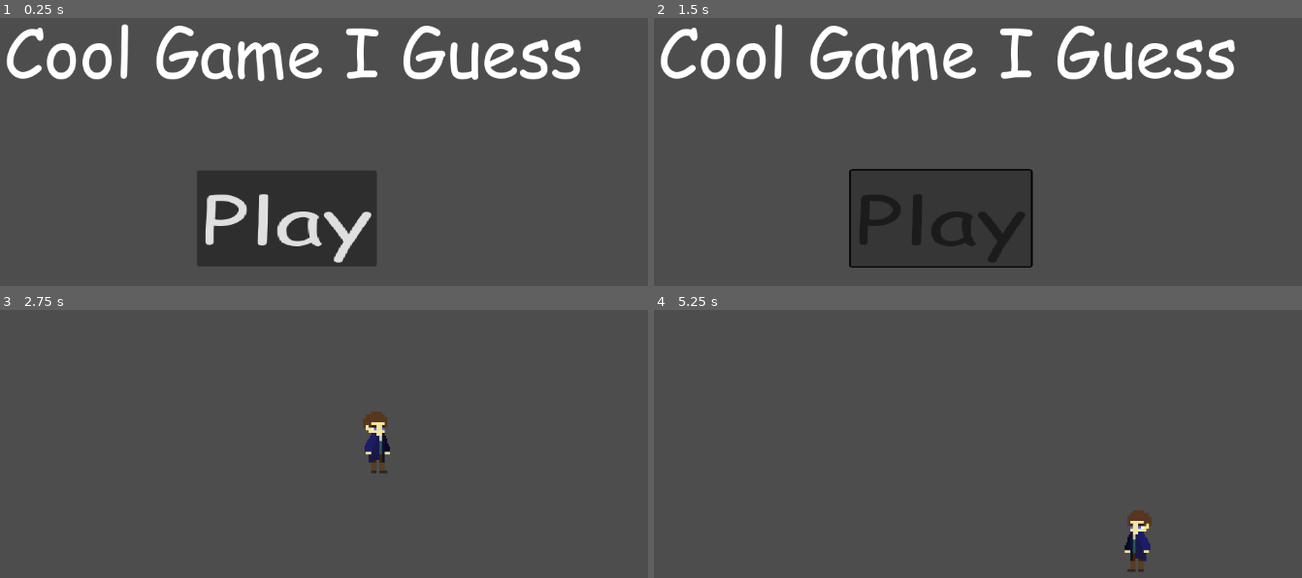
Above: before the commit, frames 1-4 (two rows, left to right).
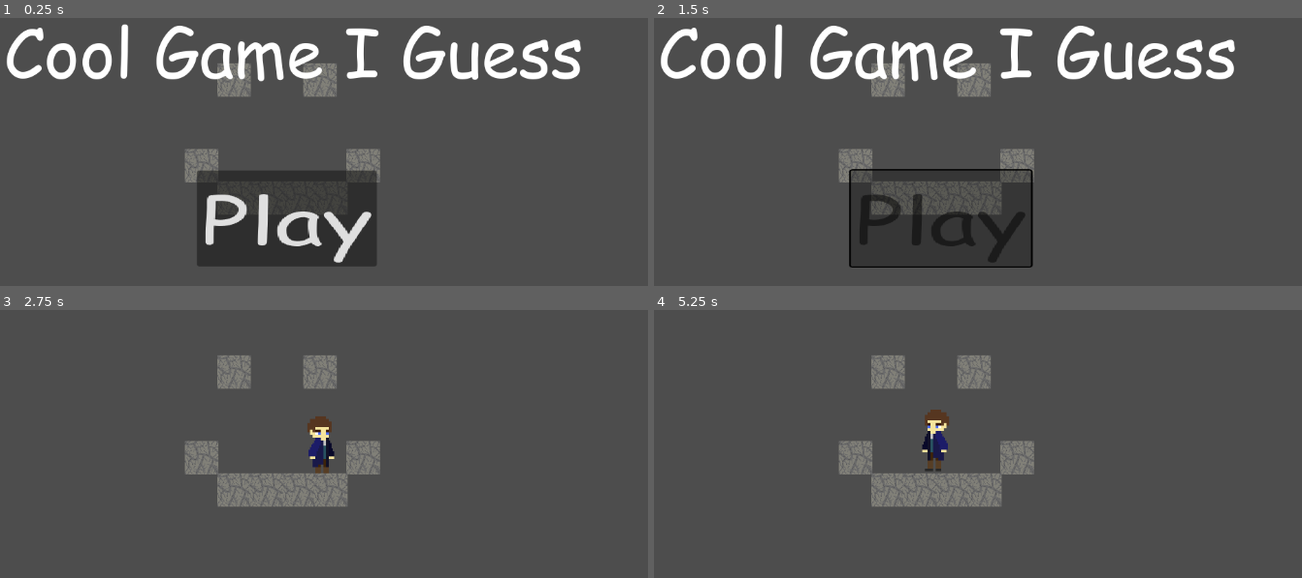
Above: after the commit, the same moments.

Repository: GitJustAPerson/Bullet-R.E.P.O.
Game: Godot game, scene res://assets/scenes/game.tscn
The game is run twice, just before and just after one commit, with the same random seed, the same clock (stepped at 60 frames per second) and the same inputs.
Inputs:
- Up to frame 1 (0.25 s): no input
- Up to frame 2 (1.5 s): click "Play" at 0.5 s; hold D (walk_right) from 1.28 s (still down)
- Up to frame 3 (2.75 s): keep holding D (walk_right); tap Space (walk_jump) at 1.52, 2.27 s
- Up to frame 4 (5.25 s): release D (walk_right) at 2.78 s; hold A (walk_left) 2.78-3.53 s; hold D (walk_right) 3.53-5.03 s; tap Space (walk_jump) at 3.77, 4.52 s; hold A (walk_left) from 5.03 s (still down)

The runs differ from the first frame. In frame 1, 1.8% of the frame differs, in the area x 28-59%, y 16-62%; in frame 2, 3.2%; in frame 3, 5.6%; in frame 4, 5.9%, in the area x 28-77%, y 16-98%.

Commit message:
Added the tiles (won't work at a 50px scale)

Diff:
--- a/assets/scenes/game.tscn
+++ b/assets/scenes/game.tscn
@@ -4,20 +4,14 @@
 [ext_resource type="Script" uid="uid://cox8ouutlnhts" path="res://assets/scripts/player.gd" id="2_dis88"]
 [ext_resource type="FontFile" uid="uid://33vpbjxilnsd" path="res://assets/fonts/comic.ttf" id="3_5gf0t"]
 [ext_resource type="Script" uid="uid://hyxpduoi2bse" path="res://assets/scripts/start_menu.gd" id="3_cb5na"]
-
-[sub_resource type="WorldBoundaryShape2D" id="WorldBoundaryShape2D_cb66b"]
+[ext_resource type="PackedScene" uid="uid://epgc7qyaiknx" path="res://assets/scenes/levels/test_level.tscn" id="5_j62u1"]
 
 [sub_resource type="LabelSettings" id="LabelSettings_cb5na"]
 font = ExtResource("3_5gf0t")
 font_size = 100
 
 [node name="Game" type="Node2D"]
-
-[node name="StaticBody2D" type="StaticBody2D" parent="."]
-position = Vector2(0, 91)
-
-[node name="CollisionShape2D" type="CollisionShape2D" parent="StaticBody2D"]
-shape = SubResource("WorldBoundaryShape2D_cb66b")
+metadata/_edit_horizontal_guides_ = [568.0]
 
 [node name="Camera2D" type="Camera2D" parent="."]
 
@@ -53,4 +47,7 @@
 
 [node name="AudioStreamPlayer2D" type="AudioStreamPlayer2D" parent="."]
 
+[node name="TestLevel" parent="." instance=ExtResource("5_j62u1")]
+position = Vector2(-18, -87)
+
 [connection signal="pressed" from="StartMenu/Button" to="StartMenu" method="_on_button_pressed"]
--- /dev/null
+++ b/assets/scenes/levels/test_level.tscn
@@ -0,0 +1,21 @@
+[gd_scene load_steps=4 format=4 uid="uid://epgc7qyaiknx"]
+
+[ext_resource type="Texture2D" uid="uid://bvtvic6bjyjtd" path="res://assets/sprites/Texture Sheet.png" id="1_u1p23"]
+
+[sub_resource type="TileSetAtlasSource" id="TileSetAtlasSource_u1p23"]
+texture = ExtResource("1_u1p23")
+separation = Vector2i(10, 10)
+texture_region_size = Vector2i(50, 50)
+0:0/0 = 0
+0:2/0 = 0
+0:2/0/physics_layer_0/polygon_0/points = PackedVector2Array(-25, -25.5, -25, 25, 25, 25.5, 25, -25)
+
+[sub_resource type="TileSet" id="TileSet_a2kxc"]
+physics_layer_0/collision_layer = 1
+sources/0 = SubResource("TileSetAtlasSource_u1p23")
+
+[node name="TestLevel" type="Node2D"]
+
+[node name="TileMapLayer" type="TileMapLayer" parent="."]
+tile_map_data = PackedByteArray("AAD8/wMAAAAAAAIAAAD//wMAAAAAAAIAAAACAAMAAAAAAAIAAAAFAAMAAAAAAAIAAAAIAAAAAAAAAAIAAAD5/wAAAAAAAAIAAAD8//j/AAAAAAIAAAAEAPj/AAAAAAIAAAA=")
+tile_set = SubResource("TileSet_a2kxc")
--- a/project.godot
+++ b/project.godot
@@ -32,6 +32,7 @@
 walk_jump={
 "deadzone": 0.2,
 "events": [Object(InputEventKey,"resource_local_to_scene":false,"resource_name":"","device":-1,"window_id":0,"alt_press …(191 unchanged characters)…
+, Object(InputEventKey,"resource_local_to_scene":false,"resource_name":"","device":-1,"window_id":0,"alt_pressed":false,"shift_pressed":false,"ctrl_pressed":false,"meta_pressed":false,"pressed":false,"keycode":0,"physical_keycode":4194320,"key_label":0,"unicode":0,"location":0,"echo":false,"script":null)
 ]
 }
 
